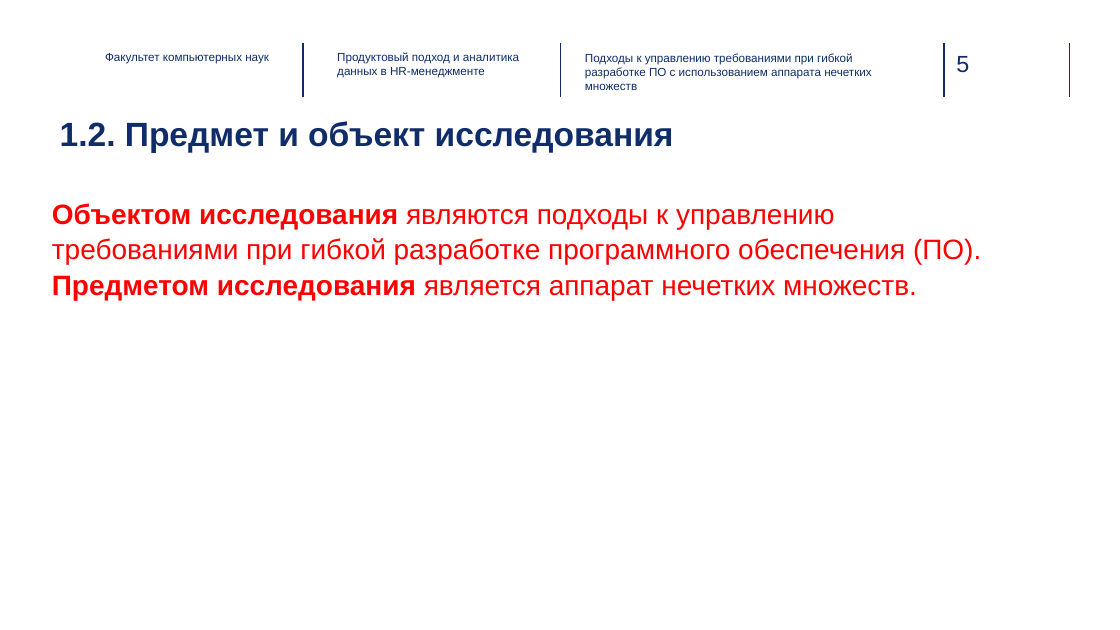
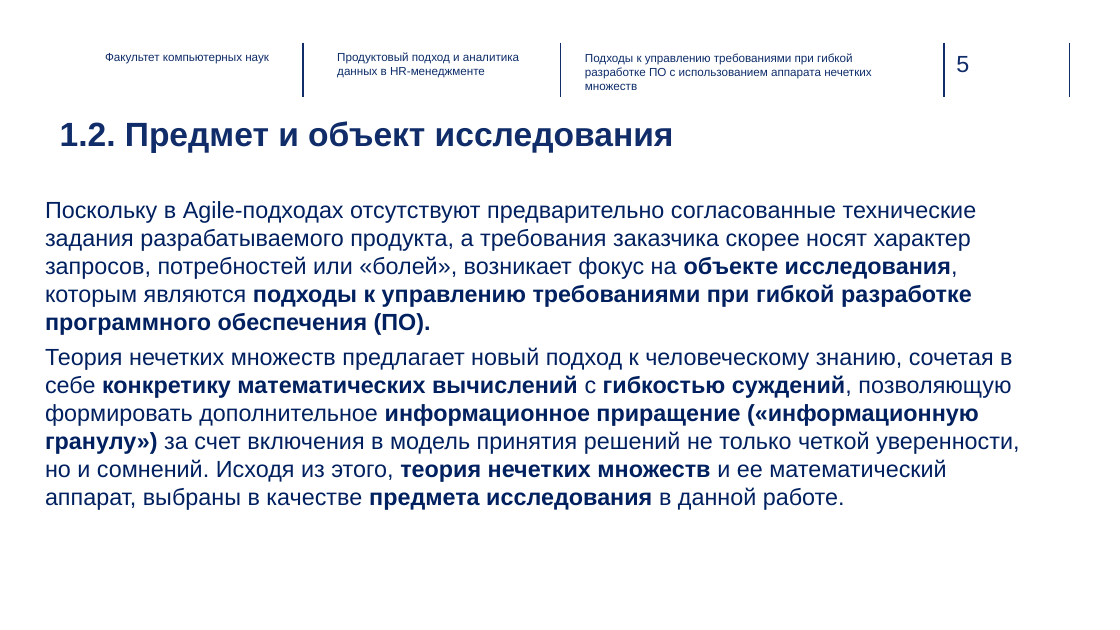
Before and after one commit to inna531/Fuzzy-Agile-Development, a slide deck: slide 5 of 2025.11.25_Понаровская_презентация_PP.pptx. Drawn at 1120x630 pixels with LibreOffice and Linux fonts; fonts in the diff are those of the drawing; background and template pictures are left out. Boxes give left, top, right and bottom in pixels: in the first picture for what was removed or moved away, otherwise in the second. Text is boxed around its words. In the diff, an @@ line names an element or a change of style, - is before the commit and + after.

```diff
--- a/2025.11.25_Понаровская_презентация_PP.pptx
+++ b/2025.11.25_Понаровская_презентация_PP.pptx
@@ text at bbox=[45, 201, 1019, 510]: text changed; size 24 to 20 pt; text colour #FF0000 to #002060 @@
-Объектом исследования являются подходы к управлению требованиями при гибкой разработке программного обеспечения (ПО).
-Предметом исследования является аппарат нечетких множеств.
+Поскольку в Agile-подходах отсутствуют предварительно согласованные технические задания разрабатываемого продукта, а требования заказчика скорее носят характер запросов, потребностей или «болей», возникает фокус на объекте исследования, которым являются подходы к управлению требованиями при гибкой разработке программного обеспечения (ПО).
+Теория нечетких множеств предлагает новый подход к человеческому знанию, сочетая в себе конкретику математических вычислений с гибкостью суждений, позволяющую формировать дополнительное информационное приращение («информационную гранулу») за счет включения в модель принятия решений не только четкой уверенности, но и сомнений. Исходя из этого, теория нечетких множеств и ее математический аппарат, выбраны в качестве предмета исследования в данной работе.
```
Also in this commit, not shown: 13 other slides changed, 5 other files.
